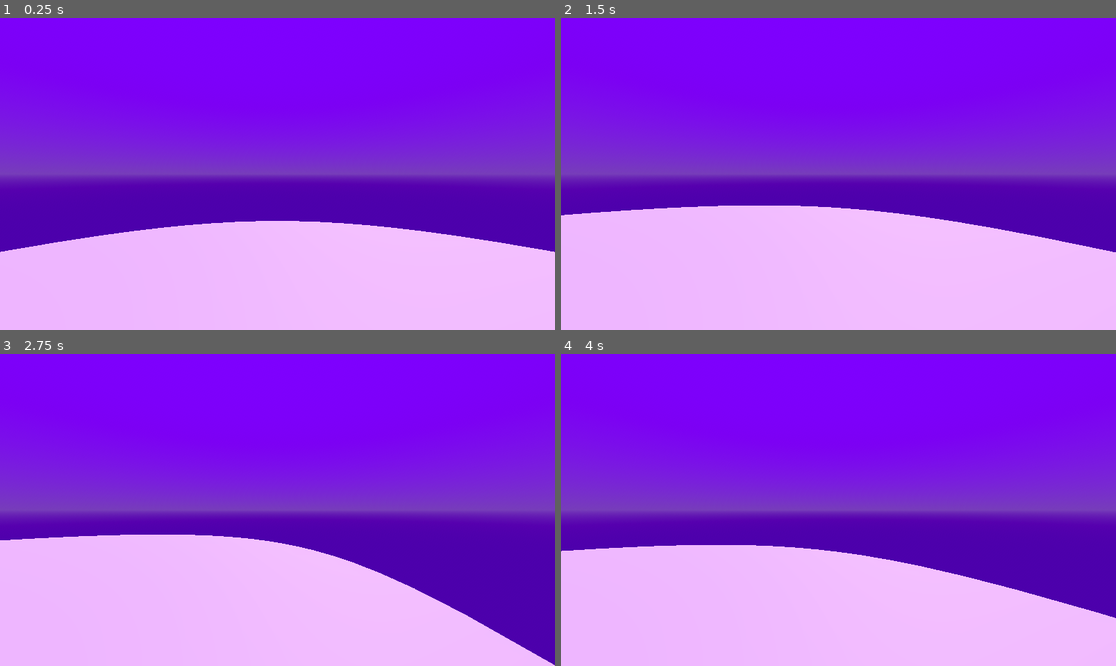
Above: before the commit, frames 1-4 (two rows, left to right).
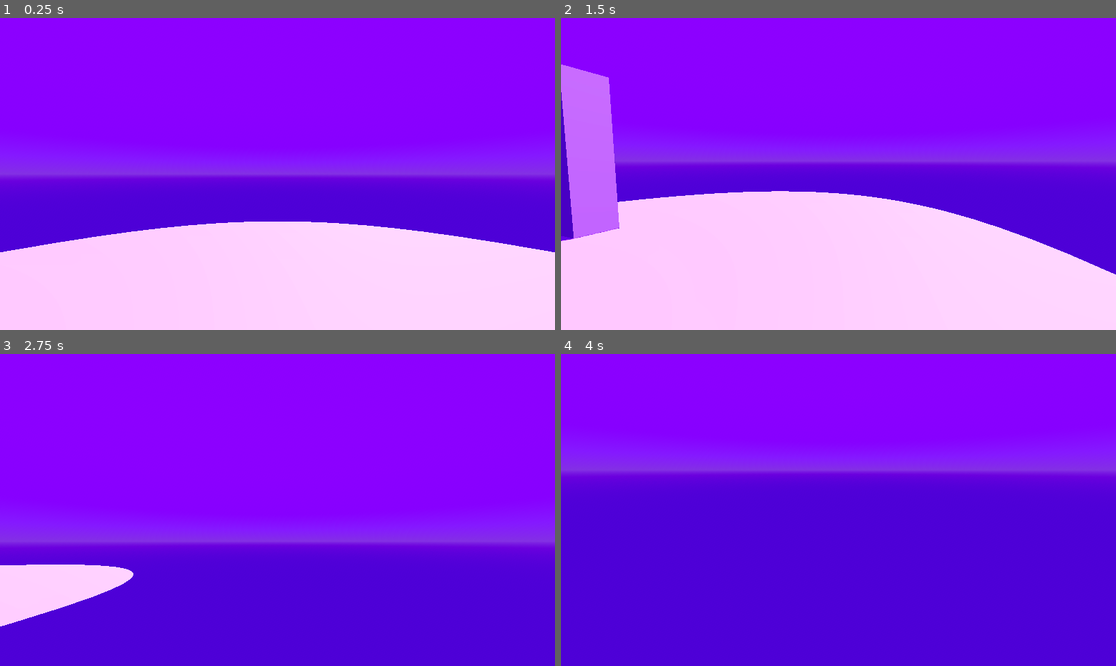
Above: after the commit, the same moments.

Repository: qualitytrash1/CRAZY-GAME
Game: Godot game, scene res://Data/Scenes/Game.tscn
Same seed, same stepped clock (60 frames per second), same inputs: the game is played once before the commit and once after it.
Inputs (mouse positions are in pixels of both pictures, inside the frame that each line leads up to):
- Up to frame 1 (0.25 s): no input
- Up to frame 2 (1.5 s): tap Enter (ui_accept) at 0.5 s; move the mouse to (960, 158) at 0.52 s; hold D (right) 0.53-1.28 s; tap Left (look_left) at 0.6 s; tap Space (jump) at 0.77, 1.07 s; tap Right (look_right) at 0.8, 1.35 s; move the mouse to (727, 189) at 1.27 s; hold S (backward) from 1.28 s (still down)
- Up to frame 3 (2.75 s): tap Space (jump) at 1.52, 1.82 s; tap Enter (ui_accept) at 1.55, 2.1 s; move the mouse to (333, 441) at 2.02 s; release S (backward) at 2.03 s; hold D (right) from 2.03 s (still down); tap Down (look_down, bound only after the commit) at 2.3 s
- Up to frame 4 (4 s): move the mouse to (810, 572) at 2.77 s; release D (right) at 2.78 s; hold W (forward) 2.78-3.53 s; tap Down (look_down, bound only after the commit) at 2.85 s; tap Space (jump) at 3.02, 3.32 s; tap Up (look_up, bound only after the commit) at 3.05, 3.6 s; move the mouse to (1005, 556) at 3.52 s; hold A (left) from 3.53 s (still down); hold Space (jump) from 3.53 s (still down)

The runs differ from the first frame. In frame 1, 34% of the frame differs, in the area x 0-100%, y 28-76%; in frame 2, 33%; in frame 3, 64%, in the area x 0-100%, y 28-100%; in frame 4, 62%.

Commit message:
qadszdfghjkl

Diff:
--- a/bonk-bonk...uhh-swing/Data/Scenes/Game.tscn
+++ b/bonk-bonk...uhh-swing/Data/Scenes/Game.tscn
@@ -16,6 +16,10 @@
 sky = SubResource("Sky_u6ov3")
 tonemap_mode = 2
 glow_enabled = true
+adjustment_enabled = true
+adjustment_brightness = 1.1
+adjustment_contrast = 1.15
+adjustment_saturation = 1.15
 
 [sub_resource type="CylinderMesh" id="CylinderMesh_oth1b"]
 top_radius = 10.0
@@ -36,7 +40,7 @@
 [node name="Map" type="StaticBody3D" parent="."]
 
 [node name="Mesh" type="MeshInstance3D" parent="Map"]
-transform = Transform3D(1, 0, 0, 0, 1, 0, 0, 0, 1, 0, -0.99575174, 0)
+transform = Transform3D(1, 0, 0, 0, 1, 0, 0, 0, 1, 0, -1, 0)
 mesh = SubResource("CylinderMesh_oth1b")
 
 [node name="Collision" type="CollisionShape3D" parent="Map"]
--- a/bonk-bonk...uhh-swing/Data/Scripts/player.gd
+++ b/bonk-bonk...uhh-swing/Data/Scripts/player.gd
@@ -1,32 +1,67 @@
 extends CharacterBody3D
 
 
-const SPEED = 5.0
-const JUMP_VELOCITY = 4.5
-const ROTATION_SPEED = 2
+@onready var camera: Camera3D = $Camera3D
+
+@export var sensitivity : float = 0.002
+@export var rotation_speed : float = 2
+
+
+const SPEED : float = 10.0
+const JUMP_VELOCITY : float = 4.5
+const FRICTION : float = 0.8
+const MAX_COYOTE_TIME : float = 0.1
+const MAX_BUFFER_JUMP : float = 0.1
+var coyote_time : float = 0.0
+var buffer_jump : float = 0.0
+var vel : Vector2
+
+func _ready() -> void:
+	Input.mouse_mode = Input.MOUSE_MODE_CAPTURED
 
 func _physics_process(delta: float) -> void:
 	# Add the gravity.
 	if not is_on_floor():
 		velocity += get_gravity() * delta
+	else:
+		coyote_time = MAX_COYOTE_TIME
 
 	# Handle jump.
-	if Input.is_action_just_pressed("ui_accept") and is_on_floor():
+	if Input.is_action_pressed("jump"):
+		buffer_jump = MAX_BUFFER_JUMP
+
+	if coyote_time > 0 and buffer_jump > 0:
+		coyote_time = 0
+		buffer_jump = 0
 		velocity.y = JUMP_VELOCITY
 
 	# Get the input direction and handle the movement/deceleration.
 	# As good practice, you should replace UI actions with custom gameplay actions.
-	var input_dir := Input.get_vector("left", "right", "forward", "backward")
-	var direction := (transform.basis * Vector3(input_dir.x, 0, input_dir.y)).normalized()
-	var input_rotation := Input.get_axis("look_left", "look_right")
+	var input_dir : Vector2 = Input.get_vector("left", "right", "forward", "backward")
+	var direction_vec3 : Vector3 = (transform.basis * Vector3(input_dir.x, 0, input_dir.y)).normalized()
+	var direction : Vector2 = Vector2(direction_vec3.x, direction_vec3.z)
+	var input_rotation : Vector2 = Input.get_vector("look_left", "look_right", "look_up", "look_down")
 
-	rotation.y += (-input_rotation * ROTATION_SPEED) * delta
+	rotation.y -= (input_rotation.x * rotation_speed) * delta
+	camera.rotation.x -= (input_rotation.y * rotation_speed) * delta
 
-	if direction:
-		velocity.x = direction.x * SPEED
-		velocity.z = direction.z * SPEED
-	else:
-		velocity.x = move_toward(velocity.x, 0, SPEED)
-		velocity.z = move_toward(velocity.z, 0, SPEED)
+	camera.rotation.x = clampf(camera.rotation.x, deg_to_rad(-90), deg_to_rad(90))
+
+	vel = direction * SPEED
+	vel *= FRICTION
+
+	velocity = Vector3(vel.x, velocity.y, vel.y)
+
+	buffer_jump -= delta
+	coyote_time -= delta
+
+	if Input.is_action_just_pressed("escape"):
+		get_tree().quit()
 
 	move_and_slide()
+
+func _input(event: InputEvent) -> void:
+	if event is InputEventMouseMotion:
+		rotation.y -= (event.screen_relative.x * sensitivity)
+		camera.rotation.x -= (event.screen_relative.y * sensitivity)
+		camera.rotation.x = clampf(camera.rotation.x, deg_to_rad(-90), deg_to_rad(90))
--- a/bonk-bonk...uhh-swing/project.godot
+++ b/bonk-bonk...uhh-swing/project.godot
@@ -12,7 +12,7 @@
 
 config/name="BonkBonk...uhh SWING"
 run/main_scene="uid://bfqbt1qxnn60l"
-config/features=PackedStringArray("4.6", "Forward Plus")
+config/features=PackedStringArray("4.5", "Forward Plus")
 config/icon="res://Assets/Textures/icon.svg"
 
 [input]
@@ -52,3 +52,30 @@
 "events": [Object(InputEventKey,"resource_local_to_scene":false,"resource_name":"","device":-1,"window_id":0,"alt_press …(195 unchanged characters)…
 ]
 }
+look_up={
+"deadzone": 0.2,
+"events": [Object(InputEventKey,"resource_local_to_scene":false,"resource_name":"","device":-1,"window_id":0,"alt_pressed":false,"shift_pressed":false,"ctrl_pressed":false,"meta_pressed":false,"pressed":false,"keycode":0,"physical_keycode":4194320,"key_label":0,"unicode":0,"location":0,"echo":false,"script":null)
+]
+}
+look_down={
+"deadzone": 0.2,
+"events": [Object(InputEventKey,"resource_local_to_scene":false,"resource_name":"","device":-1,"window_id":0,"alt_pressed":false,"shift_pressed":false,"ctrl_pressed":false,"meta_pressed":false,"pressed":false,"keycode":0,"physical_keycode":4194322,"key_label":0,"unicode":0,"location":0,"echo":false,"script":null)
+]
+}
+escape={
+"deadzone": 0.2,
+"events": [Object(InputEventKey,"resource_local_to_scene":false,"resource_name":"","device":-1,"window_id":0,"alt_pressed":false,"shift_pressed":false,"ctrl_pressed":false,"meta_pressed":false,"pressed":false,"keycode":0,"physical_keycode":4194305,"key_label":0,"unicode":0,"location":0,"echo":false,"script":null)
+]
+}
+
+[physics]
+
+common/physics_ticks_per_second=120
+common/max_physics_steps_per_frame=1
+common/physics_jitter_fix=2.0
+common/physics_interpolation=true
+
+[rendering]
+
+renderer/rendering_method="gl_compatibility"
+renderer/rendering_method.mobile="gl_compatibility"
